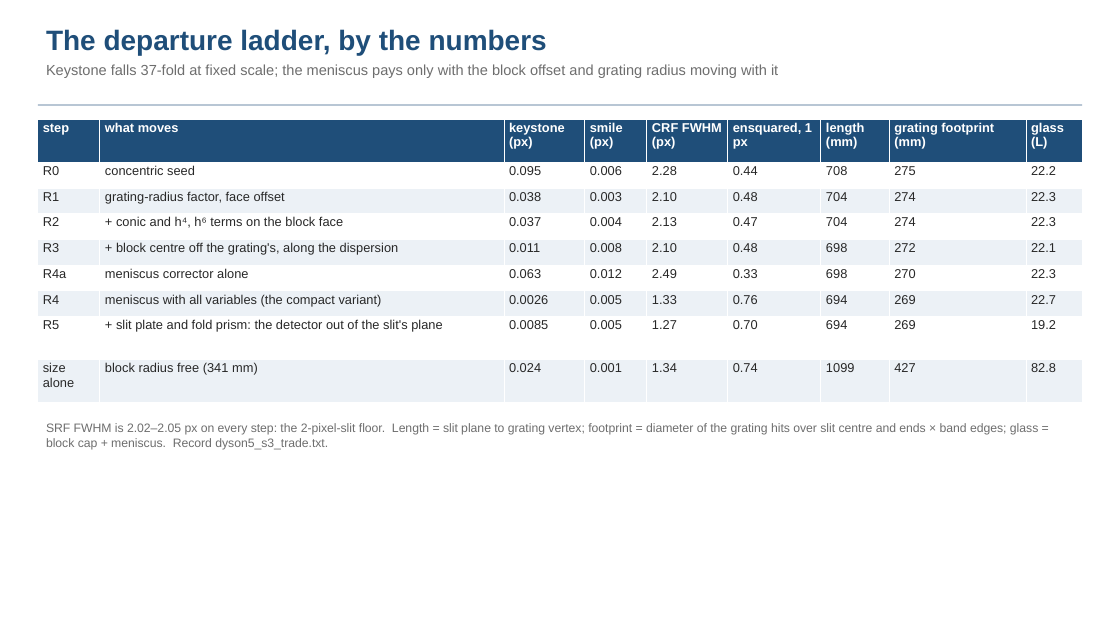
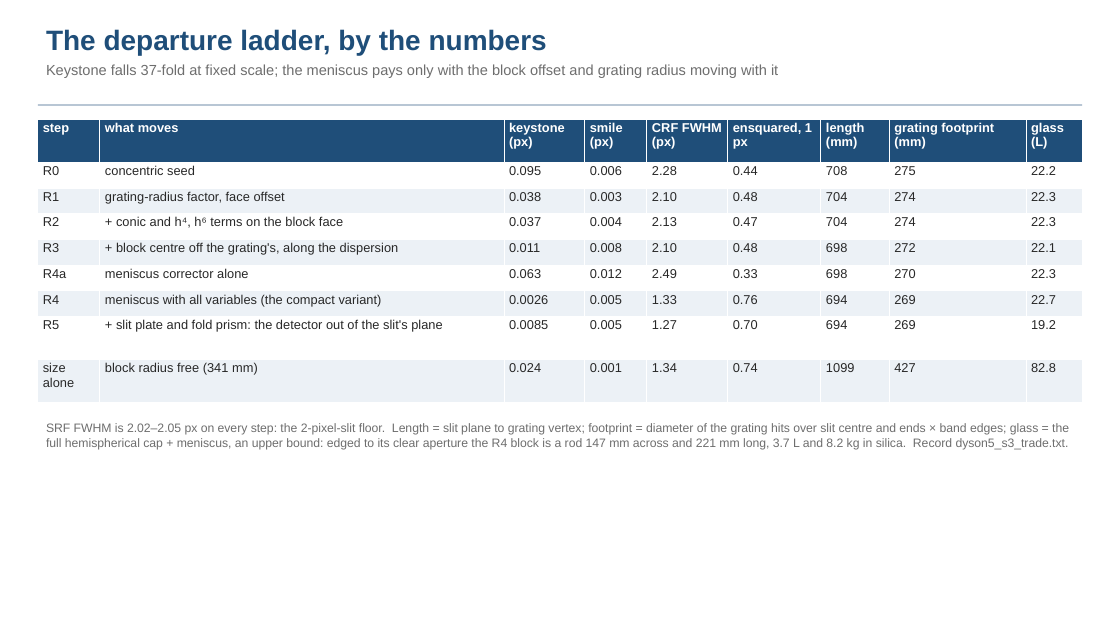
Before and after one commit to nasa-jpl/macos, a slide deck: slide 11 of demo_session/deck_dyson.pptx. Drawn at 1120x630 pixels with LibreOffice and Linux fonts; fonts in the diff are those of the drawing. Boxes give left, top, right and bottom in pixels: in the first picture for what was removed or moved away, otherwise in the second. Text is boxed around its words. In the diff, an @@ line names an element or a change of style, - is before the commit and + after.

```diff
--- a/demo_session/deck_dyson.pptx
+++ b/demo_session/deck_dyson.pptx
@@ text at (46, 423, 1069, 450): text changed @@
-SRF FWHM is 2.02–2.05 px on every step: the 2-pixel-slit floor. Length = slit plane to grating vertex; footprint = diameter of the grating hits over slit centre and ends × band edges; glass = block cap + meniscus. Record dyson5_s3_trade.txt.
+SRF FWHM is 2.02–2.05 px on every step: the 2-pixel-slit floor. Length = slit plane to grating vertex; footprint = diameter of the grating hits over slit centre and ends × band edges; glass = the full hemispherical cap + meniscus, an upper bound: edged to its clear aperture the R4 block is a rod 147 mm across and 221 mm long, 3.7 L and 8.2 kg in silica. Record dyson5_s3_trade.txt.
```
Also in this commit, not shown: 4 other slides changed, 2 slides added, 3 other files.
